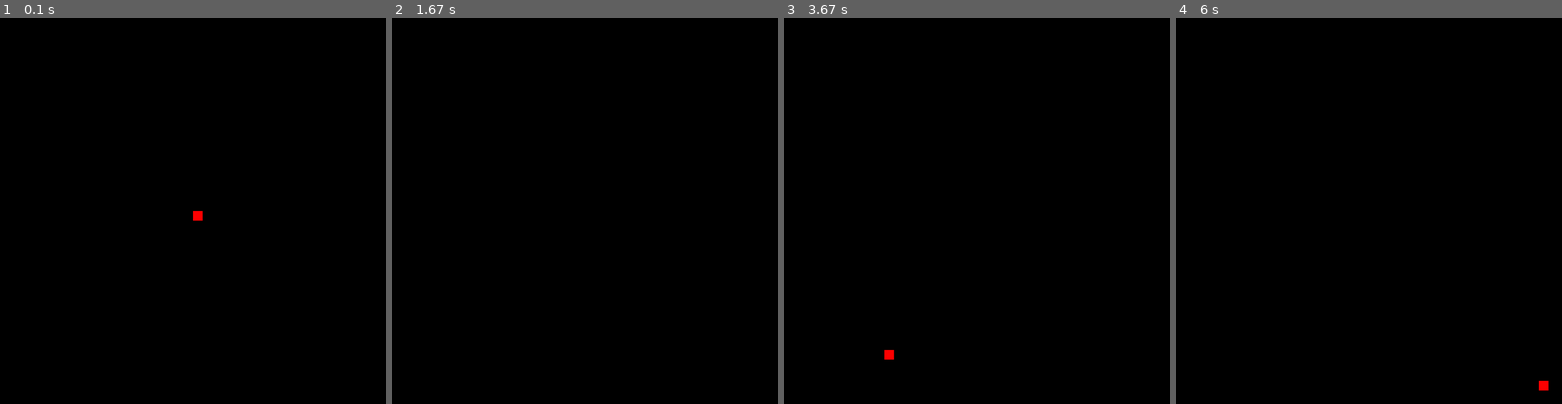
Above: before the commit, frames 1-4 (left to right).
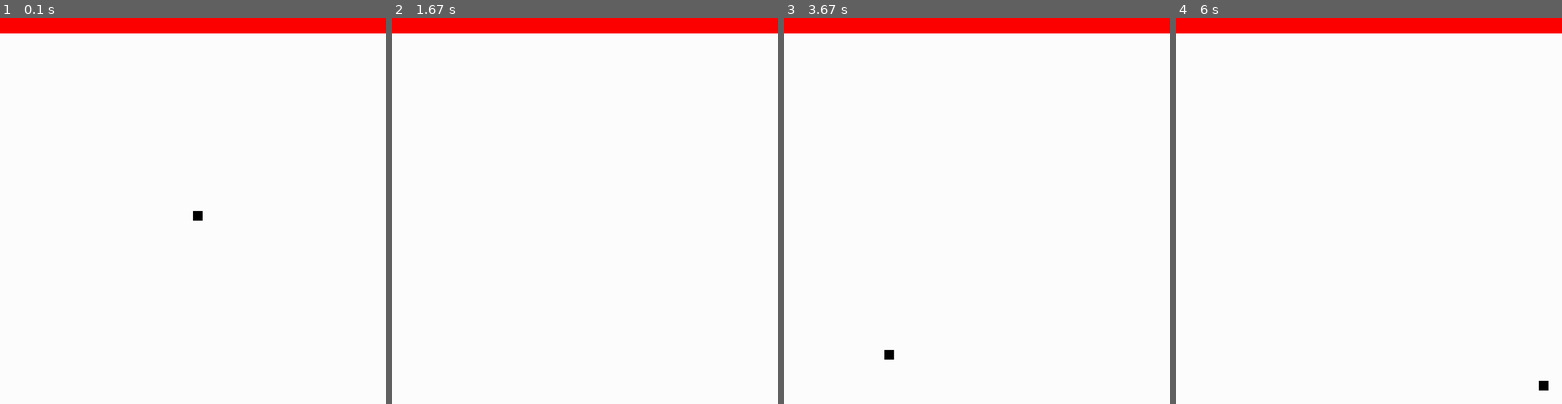
Above: after the commit, the same moments.

Repository: KonDoran/doran-classwork
Game: pygame game, started from Tile movement Project/Tile Movement Mini project.py
Two runs of this game, one before a commit and one after it. Both use one fixed random seed, a clock stepped at 60 frames per second and the inputs below.
Inputs:
- Up to frame 1 (0.1 s): no input
- Up to frame 2 (1.67 s): hold D 0.33-0.8 s
- Up to frame 3 (3.67 s): hold A 1.67-2.2 s; hold S 2.23-2.53 s; hold A 2.57-2.97 s; hold D from 3.4 s (still down)
- Up to frame 4 (6 s): release D at 4.03 s; hold S 4.07-4.43 s; hold W 5.47-5.77 s; hold D from 5.8 s (still down)

The runs differ from the first frame. In frame 1, 100% of the frame differs, in the area x 0-100%, y 0-100%; in frame 2, 100%; in frame 3, 100%; in frame 4, 100%.

Commit message:
Update Tile Movement Mini project.py

Diff:
--- a/Tile movement Project/Tile Movement Mini project.py
+++ b/Tile movement Project/Tile Movement Mini project.py
@@ -63,13 +63,13 @@
 #end class
 
 class Wall(pygame.sprite.Sprite):
-    def __init__(self, width, height, x, y):
+    def __init__(self, color, width, height, x, y):
         #call sprite constructor
         super().__init__()
         #create a sprite
         self.image = pygame.Surface([40,40])
-        self.image.fill(RED)
-        pygame.draw.rect(self.image, [x, y, width, height])
+        self.image.fill(color)
+        pygame.draw.rect(self.image, color, [x ,y ,width, height])
         #set the position of the sprite
         self.rect = self.image.get_rect()
         self.rect.x = x
@@ -81,10 +81,15 @@
 
 # Create a list of all sprites
 all_sprites_group = pygame.sprite.Group()
-wall_group = pygame.sprite.Group()
+outsidewall_group = pygame.sprite.Group()
 #Create an instance of player
-player = Player(RED, 25, 25)
+player = Player(BLACK, 25, 25)
 all_sprites_group.add(player)
+for i in range(0,25):
+    for j in range(0,24,24):
+        outsidewall = Wall(RED,40,40,i*40, j*40)
+        all_sprites_group.add(outsidewall)
+        outsidewall_group.add(outsidewall)
 #Loop until the user clicks the close button.
 done = False
 
@@ -104,7 +109,7 @@
 
 
     # background image.
-    screen.fill(BLACK)
+    screen.fill(WHITE)
 
     # --- Drawing code should go here
     all_sprites_group.draw(screen)
